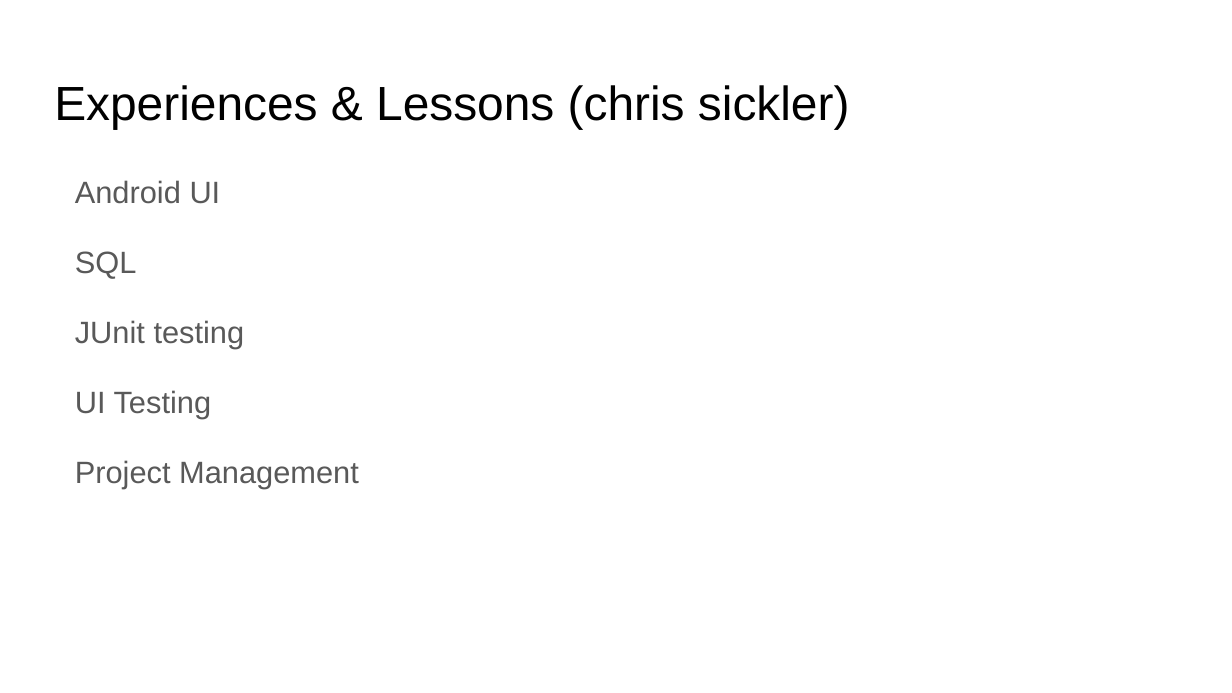
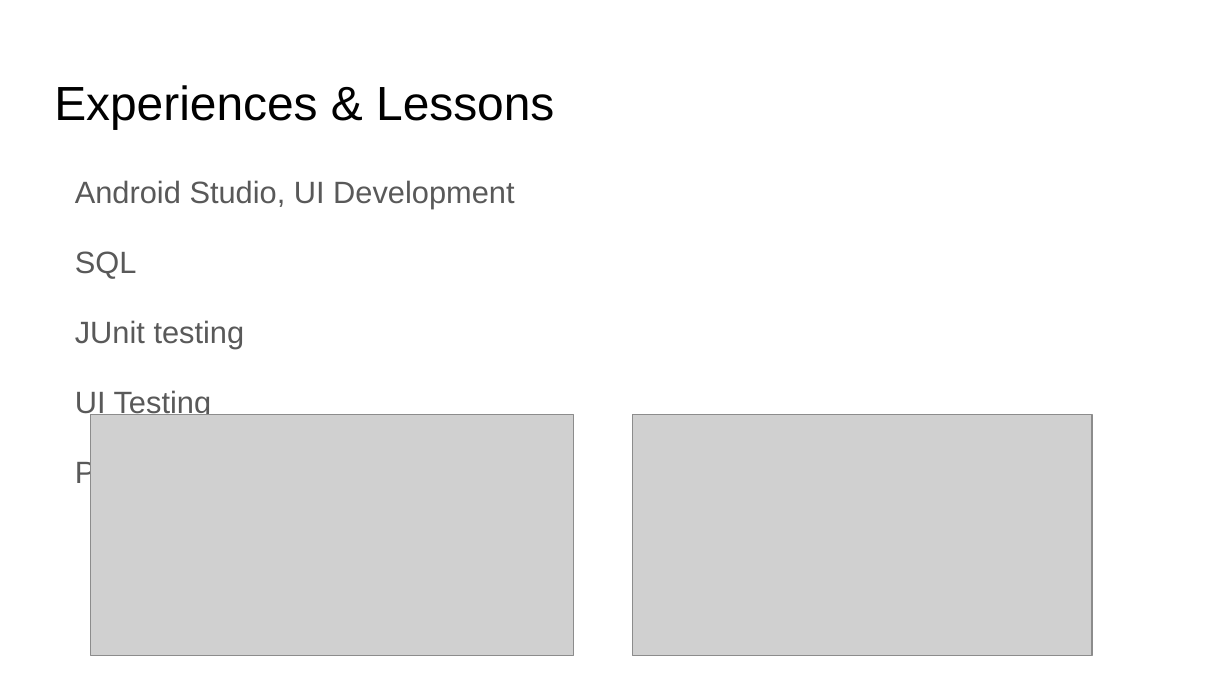
Before and after one commit to LeiLiu95/Password-Protector, a slide deck: slide 6 of Project Presentation.pptx. Drawn at 1232x693 pixels with LibreOffice and Linux fonts; fonts in the diff are those of the drawing; grey boxes stand for pictures. Boxes give left, top, right and bottom in pixels: in the first picture for what was removed or moved away, otherwise in the second. Text is boxed around its words. In the diff, an @@ line names an element or a change of style, - is before the commit and + after.

```diff
--- a/Project Presentation.pptx
+++ b/Project Presentation.pptx
@@ title at [54, 85, 554, 129]: text changed @@
-Experiences & Lessons (chris sickler)
+Experiences & Lessons
@@ text at [75, 180, 514, 209]: text changed @@
-Android UI
+Android Studio, UI Development
@@ picture added at [91, 414, 574, 655] @@
@@ picture added at [632, 414, 1092, 655] @@
```
Also in this commit, not shown: 5 other slides changed.
